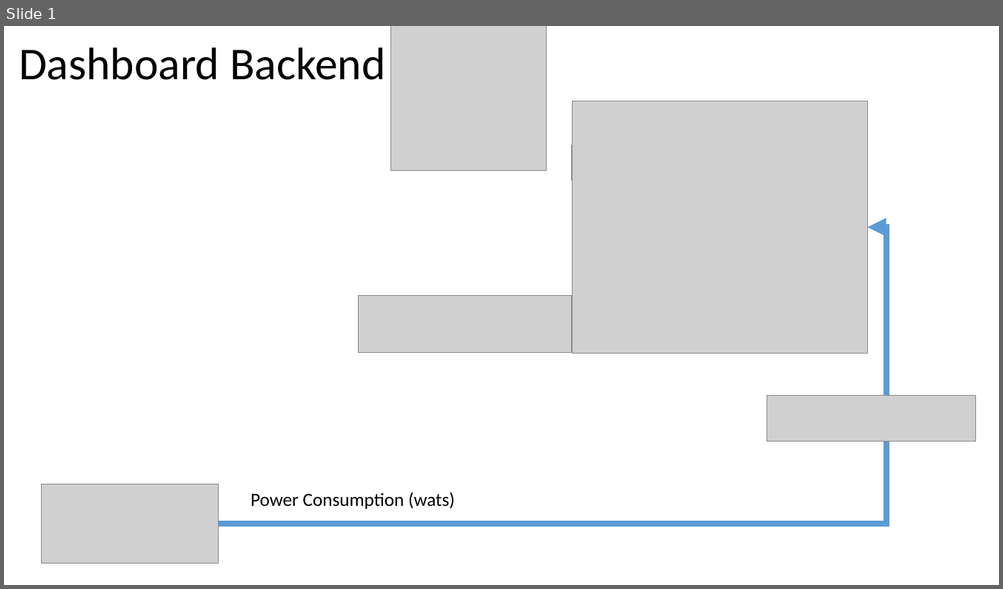
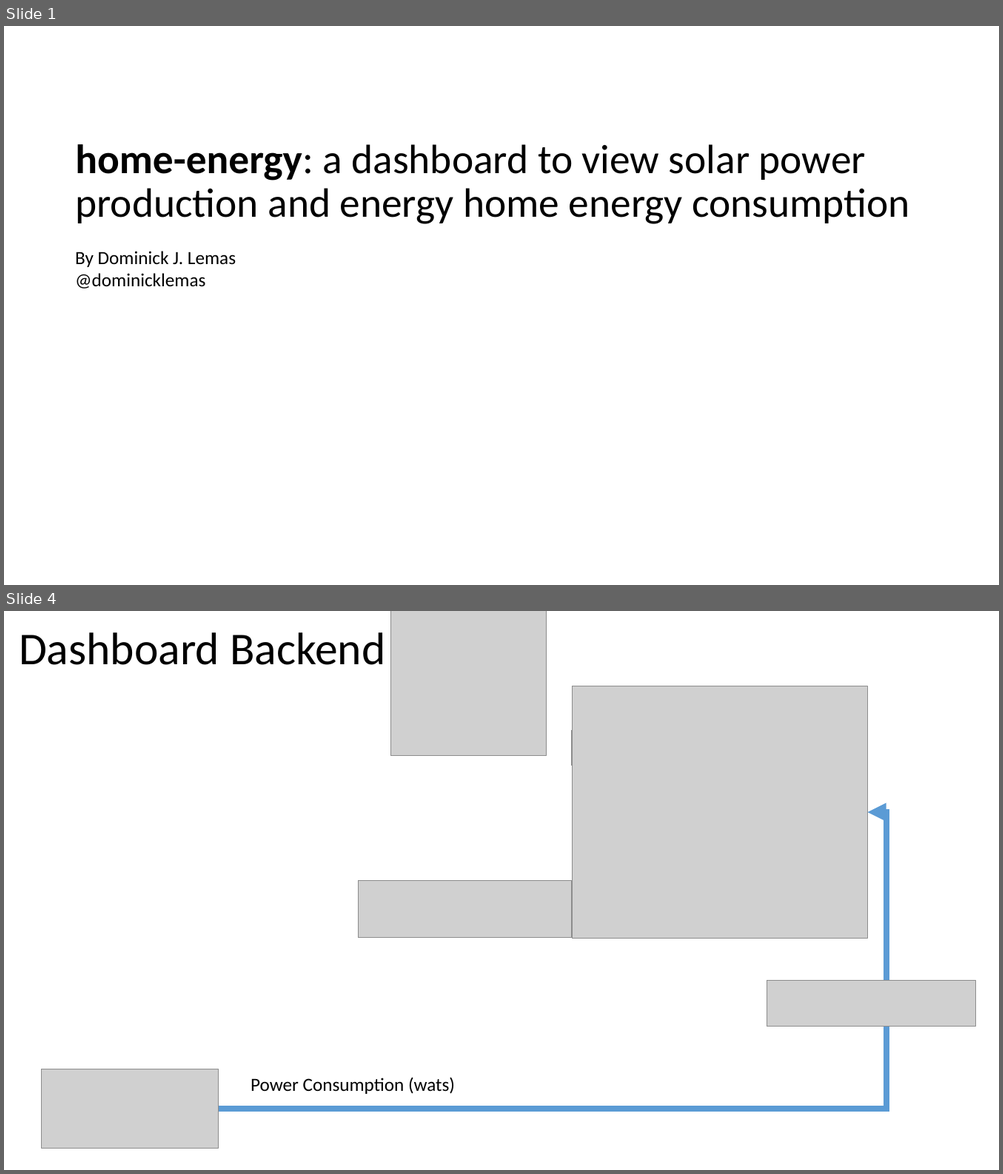
Before and after one commit to dlemas/home-energy, a slide deck: presentations/project_overview.pptx. Shown one above the other, each under a label of ours: slide 1 before the commit, slides 1 and 4 after it; the slides between them are not shown. The pictures are 1003x589 and 1003x1174 pixels, drawn with LibreOffice and Linux fonts; fonts in the diff are those of the drawing; grey boxes stand for pictures. Boxes give left, top, right and bottom in pixels: in the first picture for what was removed or moved away, otherwise in the second. Text is boxed around its words. In the diff, an @@ line names an element or a change of style, - is before the commit and + after.

```diff
--- a/presentations/project_overview.pptx
+++ b/presentations/project_overview.pptx
@@ slide 1 added at <box>4,26,999,585</box>, background #FFFFFF @@
@@ title added at <box>75,144,909,224</box>, 39.6 pt, text #000000 @@
+home-energy: a dashboard to view solar power production and energy home energy consumption
@@ text added at <box>75,251,236,289</box>, 18 pt, text #000000 @@
+By Dominick J. Lemas
+@dominicklemas
@@ what was slide 1 is now slide 4 @@
```
Also in this commit, not shown: 2 other slides added.
